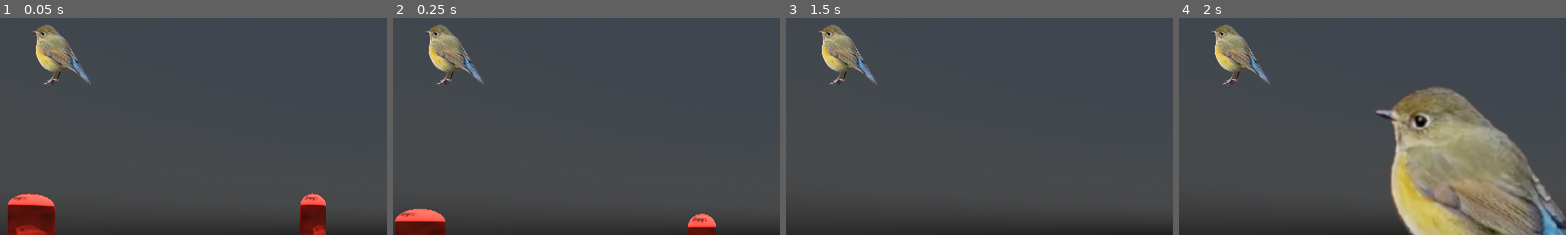
Above: before the commit, frames 1-4 (left to right).
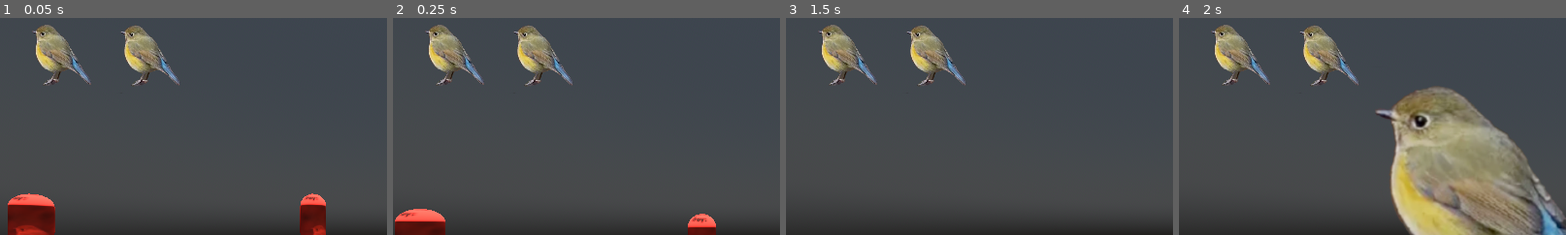
Above: after the commit, the same moments.

Repository: ihaveapatricklmao/TROY
Game: Godot game, scene res://World.tscn
Same seed, same stepped clock (60 frames per second), same inputs: the game is played once before the commit and once after it. The engine's default icon, where the game draws it, is replaced by a stand-in: a white triangle on a blue panel in a dark square.
Inputs (mouse positions are % of the whole screen's width and height, from its top left):
- Up to frame 1 (0.05 s): no input
- Up to frame 2 (0.25 s): no input
- Up to frame 3 (1.5 s): tap Enter (ui_accept) at 0.5, 0.77 s; move the mouse to (72, 45) at 0.52 s; hold D (moveright) 0.53-1.28 s; tap Shift (dash) at 0.6, 1.35 s; move the mouse to (45, 50) at 1.27 s; hold W (moveup) from 1.28 s (still down)
- Up to frame 4 (2 s): keep holding W (moveup); tap Enter (ui_accept) at 1.52 s
The pictures show only the part of the screen within x 0-50%, y 3-53%; the shares and areas given below are measured in that part.

The runs differ from the first frame. In frame 1, 1.9% of the frame differs, in the area x 31-47%, y 3-32%; in frame 2, 1.9%; in frame 3, 1.9%; in frame 4, 1.9%.

Commit message:
i did it in that troy way (troy way)

Diff:
--- a/whatdafreak/Player.tscn
+++ b/whatdafreak/Player.tscn
@@ -46,6 +46,11 @@
 scale = Vector2(0.223636, 0.251724)
 texture = ExtResource("3_jx0j4")
 
+[node name="Troy2" type="Sprite2D" parent="Control"]
+position = Vector2(222, 75)
+scale = Vector2(0.223636, 0.251724)
+texture = ExtResource("3_jx0j4")
+
 [node name="JumpTimer" type="Timer" parent="."]
 wait_time = 0.12
 autostart = true
